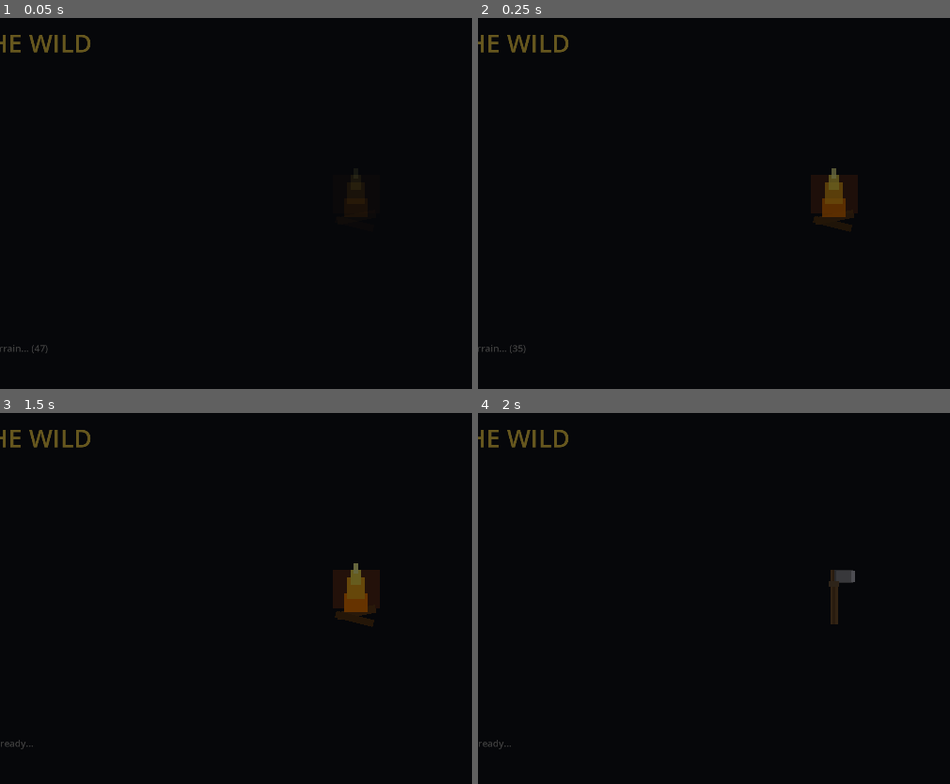
Above: before the commit, frames 1-4 (two rows, left to right).
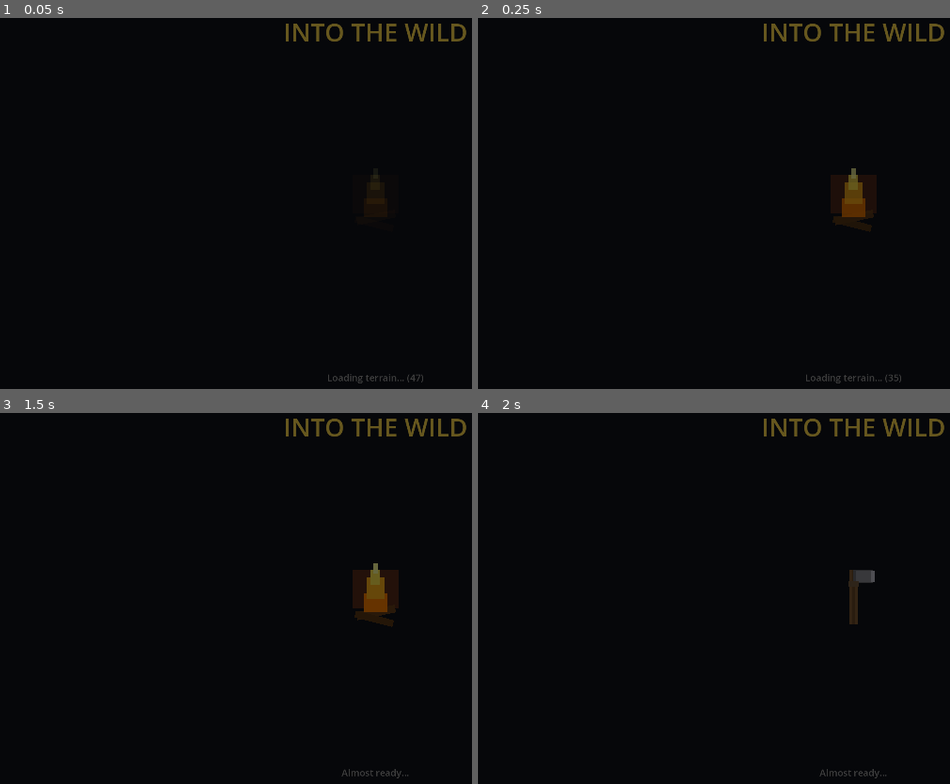
Above: after the commit, the same moments.

Repository: adchamberlain/into-the-wild
Game: Godot game, scene res://scenes/main.tscn
Two runs of this game, one before a commit and one after it. Both use one fixed random seed, a clock stepped at 60 frames per second and the inputs below.
Inputs (mouse positions are in pixels of both pictures, inside the frame that each line leads up to):
- Up to frame 1 (0.05 s): no input
- Up to frame 2 (0.25 s): no input
- Up to frame 3 (1.5 s): tap Enter at 0.5 s; move the mouse to (415, 587) at 0.52 s; hold F (eat) 0.53-1.28 s; hold W (move_forward) from 0.53 s (still down); click (415, 587) at 0.67 s; tap Space (jump) at 0.77, 1.07, 1.25 s; move the mouse to (339, 591) at 1.27 s; tap F (eat) at 1.35 s; click (339, 591) at 1.42 s
- Up to frame 4 (2 s): keep holding W (move_forward); tap Space (jump) at 1.52, 1.82 s

The runs differ from the first frame. In frame 1, 1.5% of the frame differs, in the area x 0-99%, y 1-99%; in frame 2, 2.5%; in frame 3, 3.0%; in frame 4, 1.9%.

Commit message:
Fix loading screen by adding root Control container
CanvasLayer doesn't have a size, so Control children can't use anchors
properly. Fixed by:
- Adding root_control (Control) as intermediate container
- root_control uses PRESET_FULL_RECT to fill the viewport
- All UI elements are now children of root_control
- Anchors now work correctly for background, title, and progress label
- Simplified fade out to just fade root_control's modulate

Co-Authored-By: Claude Opus 4.5 <noreply@anthropic.com>

Diff:
--- a/scripts/ui/loading_screen.gd
+++ b/scripts/ui/loading_screen.gd
@@ -11,6 +11,7 @@
 var elapsed_time: float = 0.0
 
 # UI references
+var root_control: Control  # Root container that fills the screen
 var background: ColorRect
 var title_label: Label
 var artwork_container: Control
@@ -38,73 +39,52 @@
 
 
 func _create_ui() -> void:
-	# Get viewport size for proper sizing (with fallback for safety)
-	var viewport_size: Vector2 = get_viewport().get_visible_rect().size
-	if viewport_size.x < 100 or viewport_size.y < 100:
-		viewport_size = Vector2(1920, 1080)  # Fallback to common resolution
+	# Create a root Control that fills the entire viewport
+	# This is necessary because CanvasLayer doesn't have a size for anchors to work
+	root_control = Control.new()
+	root_control.set_anchors_preset(Control.PRESET_FULL_RECT)
+	root_control.mouse_filter = Control.MOUSE_FILTER_STOP
+	add_child(root_control)
 
 	# Dark background that covers entire screen
 	background = ColorRect.new()
 	background.color = Color(0.06, 0.07, 0.1, 1.0)
-	background.position = Vector2.ZERO
-	background.size = viewport_size
-	# Use anchors to stretch with window
-	background.anchor_left = 0.0
-	background.anchor_top = 0.0
-	background.anchor_right = 1.0
-	background.anchor_bottom = 1.0
-	background.offset_left = 0
-	background.offset_top = 0
-	background.offset_right = 0
-	background.offset_bottom = 0
+	background.set_anchors_preset(Control.PRESET_FULL_RECT)
 	background.mouse_filter = Control.MOUSE_FILTER_STOP
-	add_child(background)
-
-	# Connect to viewport size changes to keep background covering full screen
-	get_viewport().size_changed.connect(_on_viewport_size_changed)
-	# Also call once deferred to ensure proper sizing after scene is fully loaded
-	call_deferred("_on_viewport_size_changed")
-
-	# Game title at top
+	root_control.add_child(background)
+
+	# Game title at top (centered horizontally, 10% from top)
 	title_label = Label.new()
 	title_label.text = "INTO THE WILD"
 	title_label.horizontal_alignment = HORIZONTAL_ALIGNMENT_CENTER
-	title_label.anchors_preset = Control.PRESET_CENTER_TOP
-	title_label.anchor_top = 0.1
-	title_label.anchor_bottom = 0.1
-	title_label.offset_top = 0
-	title_label.offset_bottom = 80
-	title_label.offset_left = -300
-	title_label.offset_right = 300
+	title_label.vertical_alignment = VERTICAL_ALIGNMENT_CENTER
+	title_label.set_anchors_preset(Control.PRESET_TOP_WIDE)
+	title_label.offset_top = 80
+	title_label.offset_bottom = 160
 	title_label.add_theme_font_size_override("font_size", 64)
 	title_label.add_theme_color_override("font_color", Color(1.0, 0.85, 0.3))
-	add_child(title_label)
-
-	# Artwork container (centered)
+	root_control.add_child(title_label)
+
+	# Artwork container (centered in screen)
 	artwork_container = Control.new()
-	artwork_container.anchors_preset = Control.PRESET_CENTER
-	artwork_container.anchor_left = 0.5
-	artwork_container.anchor_right = 0.5
-	artwork_container.anchor_top = 0.5
-	artwork_container.anchor_bottom = 0.5
-	artwork_container.offset_left = -150
-	artwork_container.offset_right = 150
+	artwork_container.set_anchors_preset(Control.PRESET_CENTER)
+	artwork_container.offset_left = -100
+	artwork_container.offset_right = 100
 	artwork_container.offset_top = -100
 	artwork_container.offset_bottom = 100
-	add_child(artwork_container)
-
-	# Progress label at bottom
+	root_control.add_child(artwork_container)
+
+	# Progress label at bottom (centered horizontally, 85% from top)
 	progress_label = Label.new()
 	progress_label.text = "Preparing the wilderness..."
 	progress_label.horizontal_alignment = HORIZONTAL_ALIGNMENT_CENTER
-	progress_label.anchors_preset = Control.PRESET_CENTER_BOTTOM
-	progress_label.anchor_top = 0.85
-	progress_label.anchor_bottom = 0.85
-	progress_label.offset_left = -300
-	progress_label.offset_right = 300
+	progress_label.vertical_alignment = VERTICAL_ALIGNMENT_CENTER
+	progress_label.set_anchors_preset(Control.PRESET_BOTTOM_WIDE)
+	progress_label.offset_top = -100
+	progress_label.offset_bottom = -40
 	progress_label.add_theme_font_size_override("font_size", 24)
 	progress_label.add_theme_color_override("font_color", Color(0.6, 0.6, 0.6))
-	add_child(progress_label)
+	root_control.add_child(progress_label)
 
 	# Try to apply custom font
 	var font_path: String = "res://resources/hud_font.tres"
@@ -458,10 +438,7 @@
 	await get_tree().create_timer(0.3).timeout
 
 	var tween: Tween = create_tween()
-	tween.tween_property(background, "color:a", 0.0, 0.5)
-	tween.parallel().tween_property(title_label, "modulate:a", 0.0, 0.5)
-	tween.parallel().tween_property(artwork_container, "modulate:a", 0.0, 0.5)
-	tween.parallel().tween_property(progress_label, "modulate:a", 0.0, 0.5)
+	tween.tween_property(root_control, "modulate:a", 0.0, 0.5)
 
 	tween.tween_callback(_on_fade_complete)
 
@@ -475,9 +452,3 @@
 func skip_loading() -> void:
 	if is_loading:
 		_finish_loading()
-
-
-func _on_viewport_size_changed() -> void:
-	if background and is_instance_valid(background):
-		var viewport_size: Vector2 = get_viewport().get_visible_rect().size
-		background.size = viewport_size
